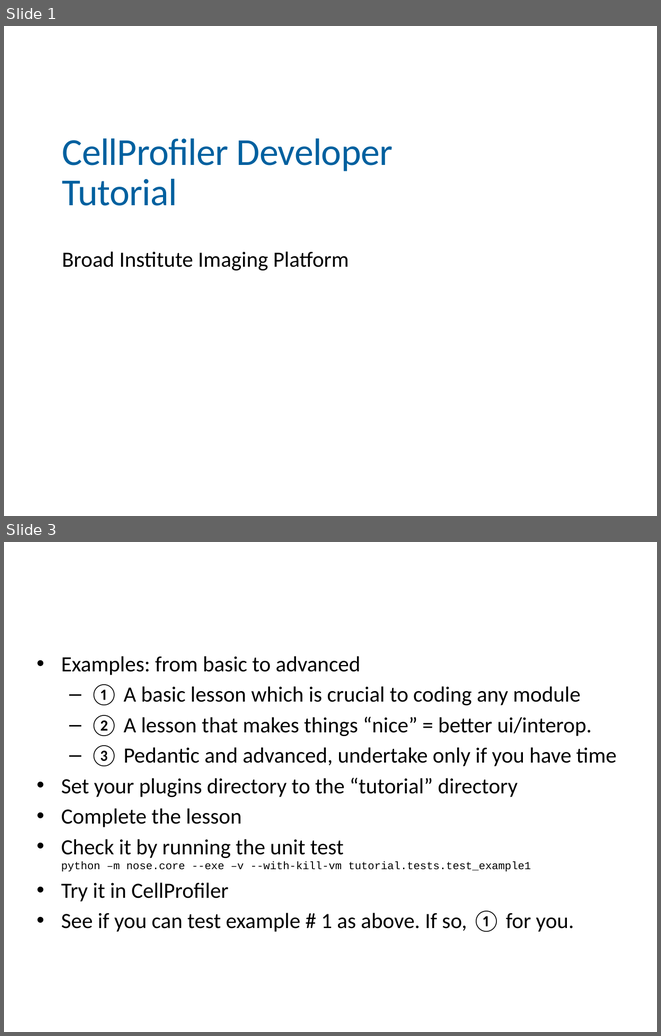
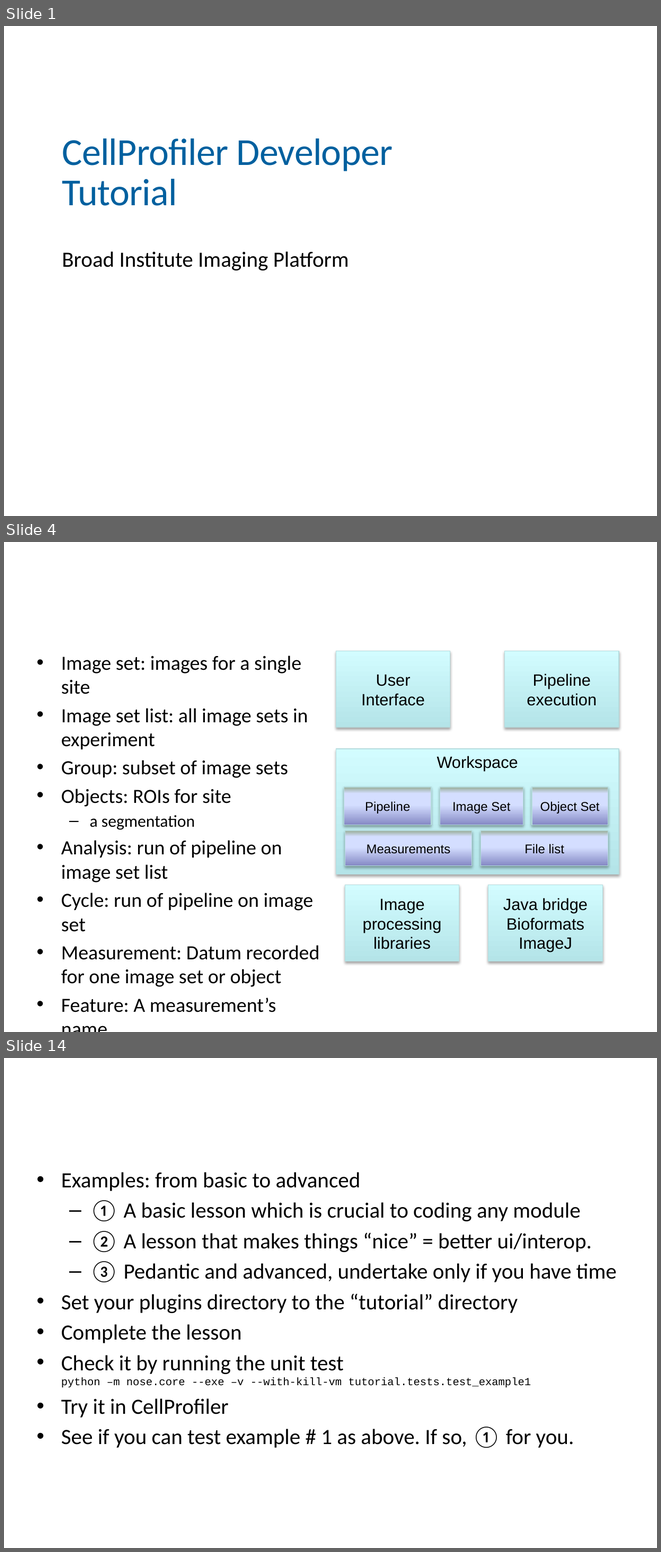
Before and after one commit to bethac07/tutorial, a slide deck: CellProfiler_Developer_Tutorial.pptx. Shown one above the other, each under a label of ours: slides 1 and 3 before the commit, slides 1, 4 and 14 after it; the slides between them are not shown. The pictures are 661x1036 and 661x1552 pixels, drawn with LibreOffice and Linux fonts; fonts in the diff are those of the drawing; background and template pictures are left out. Boxes give left, top, right and bottom in pixels: in the first picture for what was removed or moved away, otherwise in the second. Text is boxed around its words. In the diff, an @@ line names an element or a change of style, - is before the commit and + after.

Commit message:
Updated tutorial to add architecture session + made exercises quicker to do

```diff
--- a/CellProfiler_Developer_Tutorial.pptx
+++ b/CellProfiler_Developer_Tutorial.pptx
@@ slide 4 added at (4, 542, 657, 1032), background #FFFFFF @@
@@ title added at (37, 558, 542, 637), 36 pt, text #FFFFFF @@
+Architecture: Terminology
@@ rectangle added at (336, 651, 450, 728), fill gradient #B5E5E9 to #D3FBFF, outline #B6DCDF 0.75 pt, 18 pt, text #000000 @@
+User Interface
@@ rectangle added at (505, 651, 619, 728), fill gradient #B5E5E9 to #D3FBFF, outline #B6DCDF 0.75 pt, 18 pt, text #000000 @@
+Pipeline execution
@@ text added at (61, 655, 320, 1012), 22.2 pt, text #000000 @@
+• Image set: images for a single site
+• Image set list: all image sets in experiment
+• Group: subset of image sets
+• Objects: ROIs for site
+  – a segmentation
+• Analysis: run of pipeline on image set list
+• Cycle: run of pipeline on image set
+• Measurement: Datum recorded for one image set or object
+• Feature: A measurement’s name
@@ rectangle added at (336, 749, 618, 874), fill gradient #B5E5E9 to #D3FBFF, outline #B6DCDF 0.75 pt, 18 pt, text #000000 @@
+Workspace
@@ rectangle added at (344, 787, 431, 824), fill gradient #8488C4 to #D4DEFF to #96AB94, outline #B6DCDF 0.75 pt, 14 pt, text #000000 @@
+Pipeline
@@ rectangle added at (440, 787, 523, 824), fill gradient #8488C4 to #D4DEFF to #96AB94, outline #B6DCDF 0.75 pt, 14 pt, text #000000 @@
+Image Set
@@ rectangle added at (531, 787, 608, 824), fill gradient #8488C4 to #D4DEFF to #96AB94, outline #B6DCDF 0.75 pt, 14 pt, text #000000 @@
+Object Set
@@ rectangle added at (345, 831, 472, 866), fill gradient #8488C4 to #D4DEFF to #96AB94, outline #B6DCDF 0.75 pt, 14 pt, text #000000 @@
+Measurements
@@ rectangle added at (480, 831, 608, 866), fill gradient #8488C4 to #D4DEFF to #96AB94, outline #B6DCDF 0.75 pt, 14 pt, text #000000 @@
+File list
@@ rectangle added at (345, 885, 459, 961), fill gradient #B5E5E9 to #D3FBFF, outline #B6DCDF 0.75 pt, 18 pt, text #000000 @@
+Image processing libraries
@@ rectangle added at (488, 885, 603, 961), fill gradient #B5E5E9 to #D3FBFF, outline #B6DCDF 0.75 pt, 18 pt, text #000000 @@
+Java bridge
+Bioformats
+ImageJ
@@ what was slide 3 is now slide 14 @@
```
Also in this commit, not shown: 11 slides changed, 11 other slides added, 1 slide removed.
